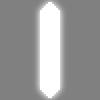
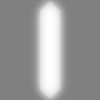
Before/after of a w=100, h=100 layered artwork. What changed in the layer stack:
"Layer copy #1": opacity 75% → 100%, painted on it over [31, 0, 69, 100]
"Layer copy": opacity 86% → 51% over [31, 0, 69, 100]
"Layer": opacity 100% → 23% over [40, 2, 60, 98]
